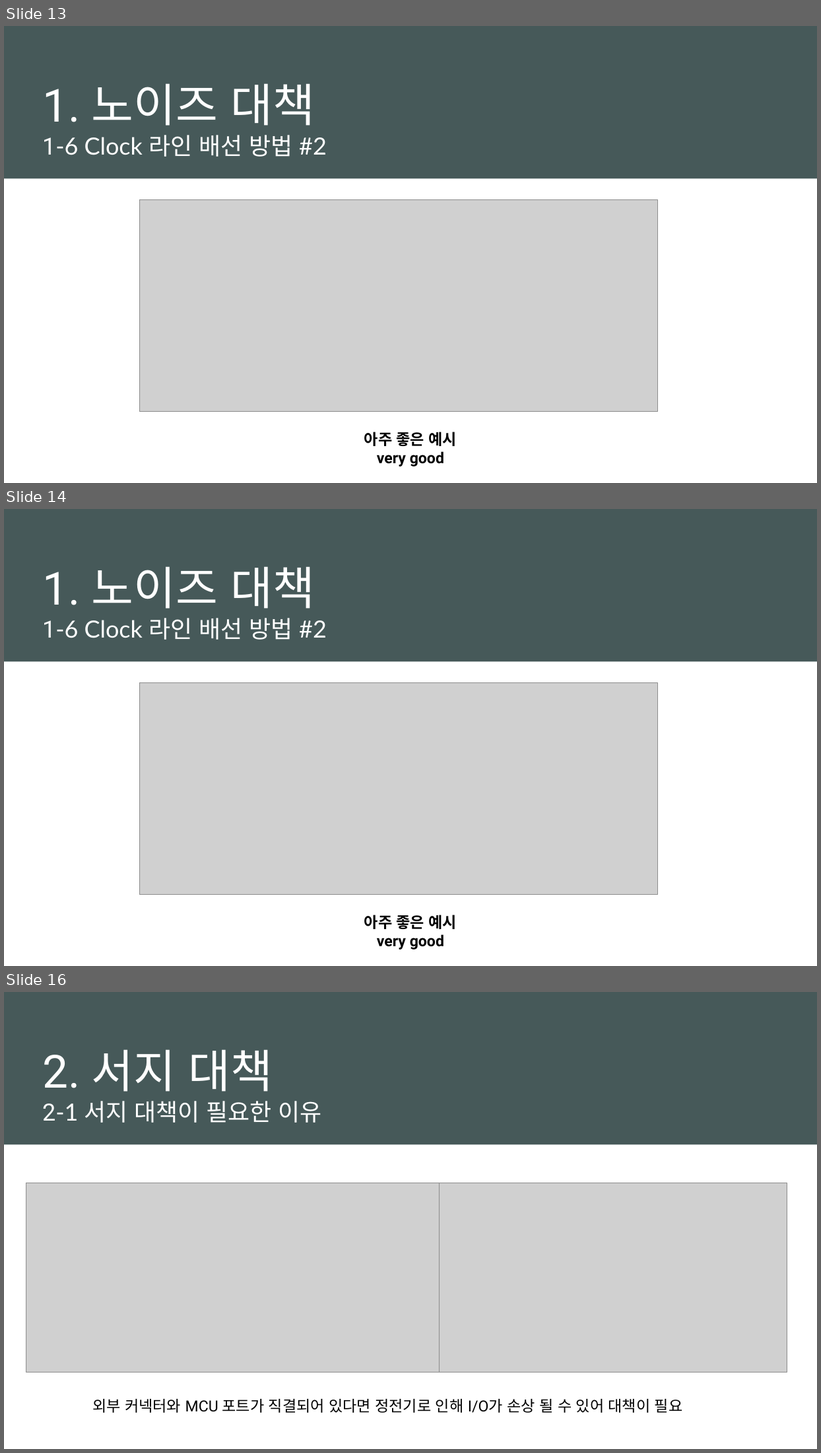
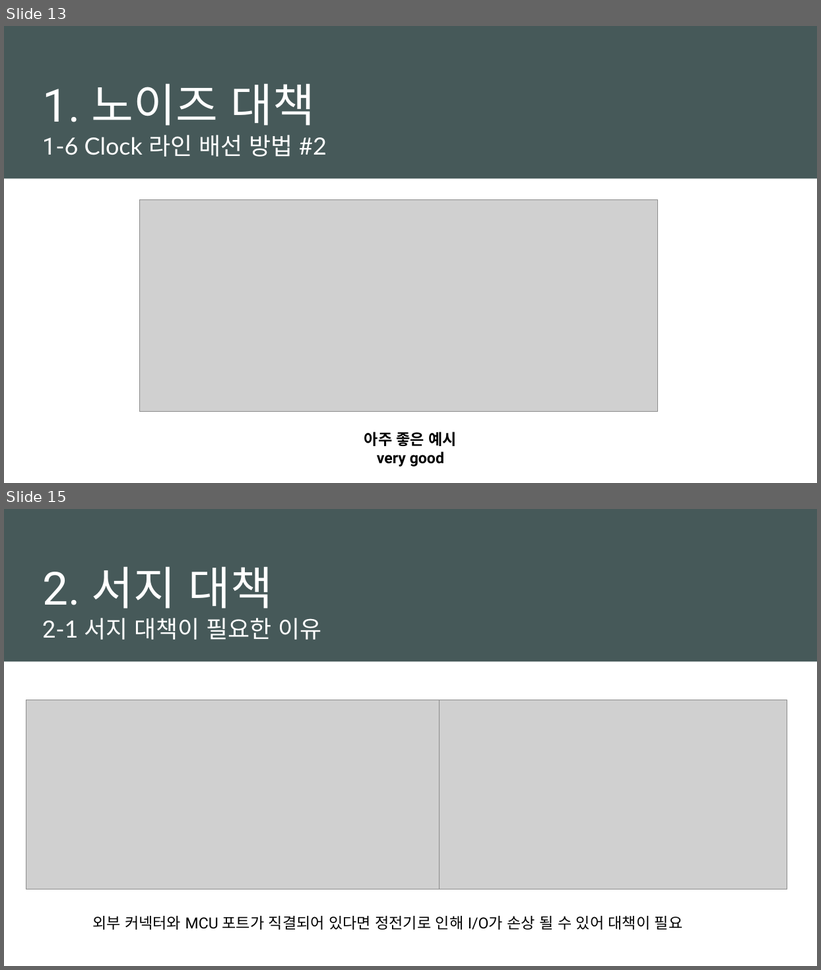
Before and after one commit to jmh8231-Dev/arm-seminar, a slide deck: docs/PPT/Artwork/Artwork 세미나 3회차.pptx. Shown one above the other, each under a label of ours: slides 13, 14 and 16 before the commit, slides 13 and 15 after it; the slides between them are not shown. The pictures are 821x1453 and 821x970 pixels, drawn with LibreOffice and Linux fonts; fonts in the diff are those of the drawing; grey boxes stand for pictures. Boxes give left, top, right and bottom in pixels: in the first picture for what was removed or moved away, otherwise in the second. Text is boxed around its words. In the diff, an @@ line names an element or a change of style, - is before the commit and + after.

```diff
--- a/docs/PPT/Artwork/Artwork 세미나 3회차.pptx
+++ b/docs/PPT/Artwork/Artwork 세미나 3회차.pptx
@@ slide 14 removed at (4,509,817,966), background #FFFFFF; not listed: 1 template element that a slide beside it also shows @@
@@ title removed at (42,566,327,640) @@
-1. 노이즈 대책
-1-6 Clock 라인 배선 방법 #2
@@ picture removed at (139,683,658,894) @@
@@ text removed at (364,915,457,950) @@
-아주 좋은 예시
-very good
@@ what was slide 16 is now slide 15 @@
```
Also in this commit, not shown: 1 slide changed.
